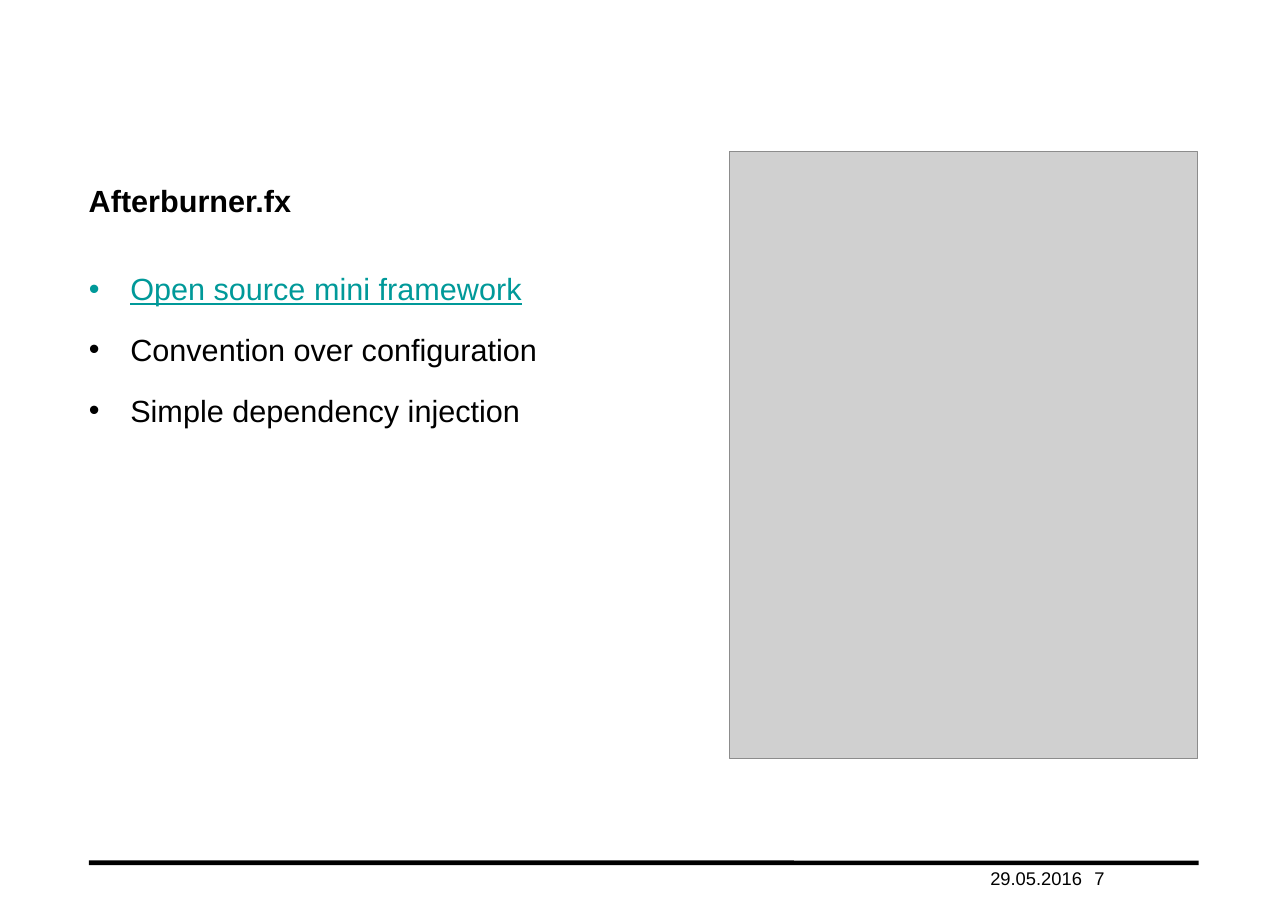
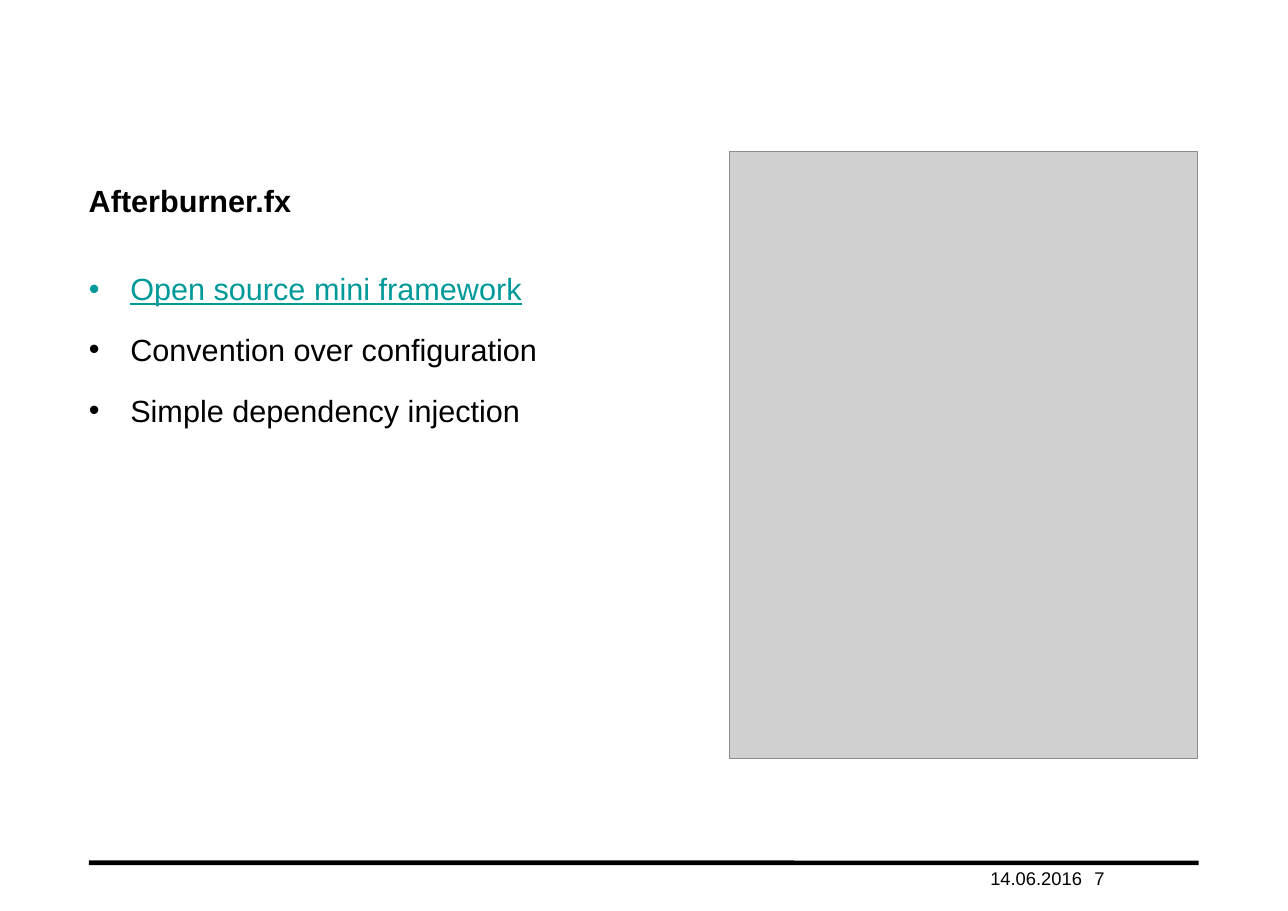
Before and after one commit to haisi/oop2Project, a slide deck: slide 7 of presentation.pptx. Drawn at 1288x911 pixels with LibreOffice and Linux fonts; fonts in the diff are those of the drawing; grey boxes stand for pictures; background and template pictures are left out. Boxes give left, top, right and bottom in pixels: in the first picture for what was removed or moved away, otherwise in the second. Text is boxed around its words. In the diff, an @@ line names an element or a change of style, - is before the commit and + after.

```diff
--- a/presentation.pptx
+++ b/presentation.pptx
@@ text at [990,872,1082,885]: text changed @@
-29.05.2016
+14.06.2016
```
Also in this commit, not shown: 11 other slides changed, 2 slides added.
